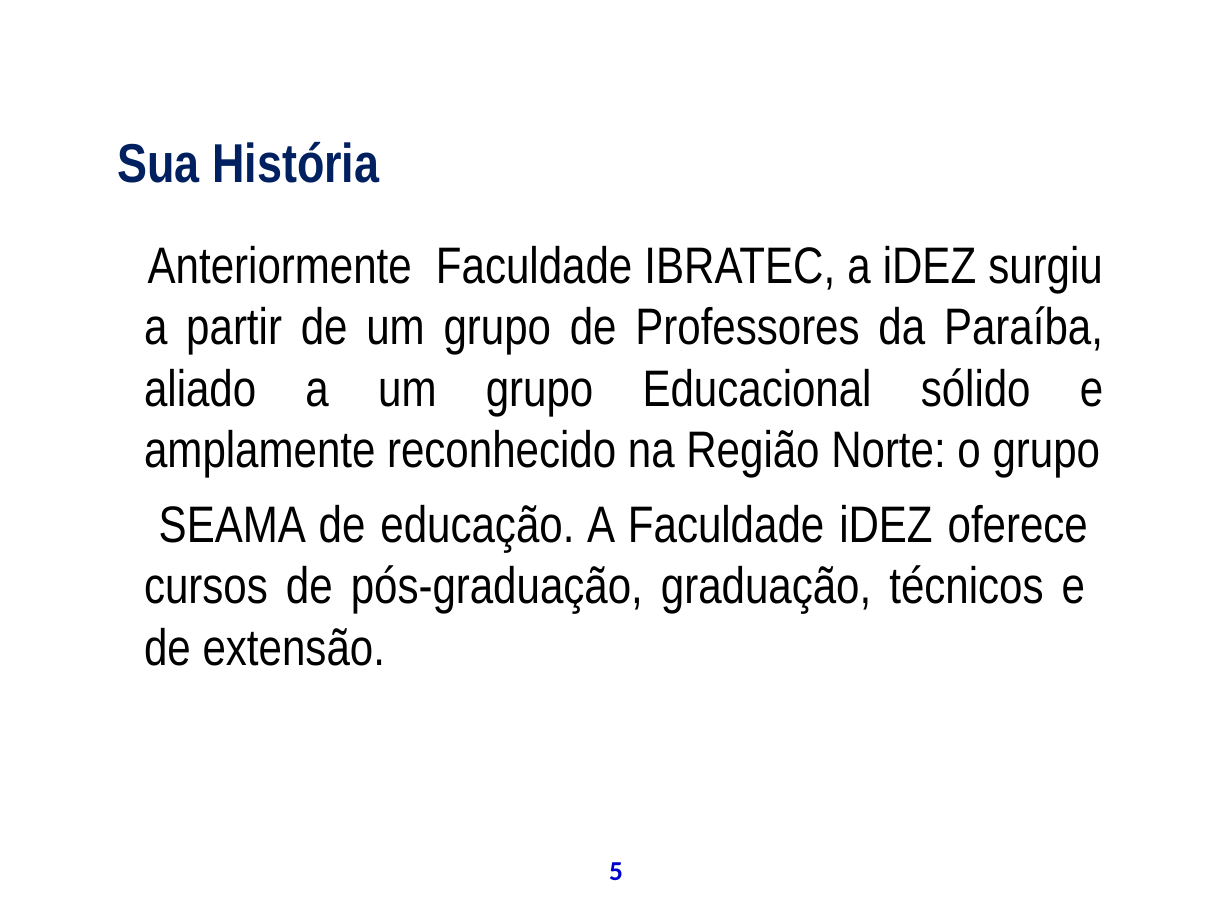
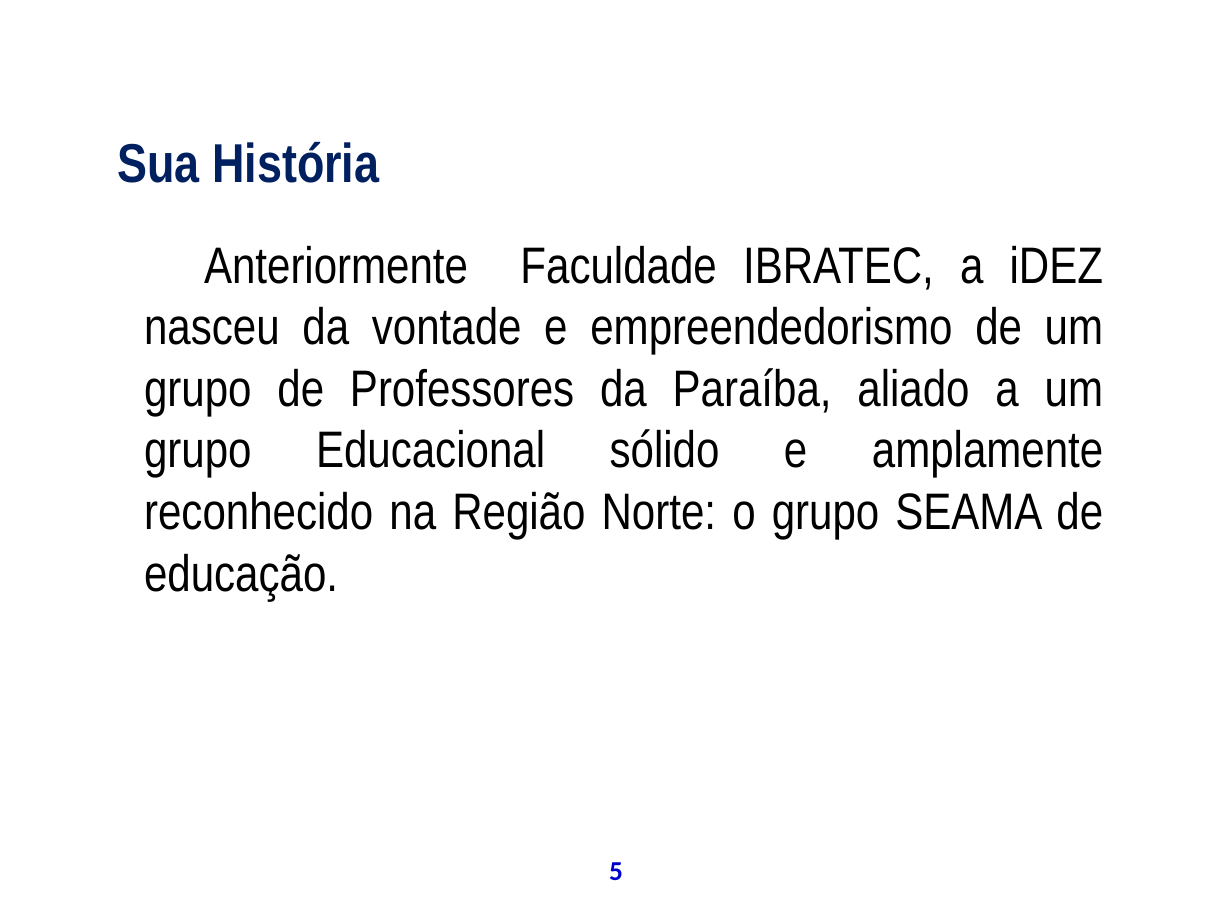
Before and after one commit to theoziran/sislodim, a slide deck: slide 5 of documentos/ProjetoPSA/Apresentação Final.ppt. Drawn at 1232x924 pixels with LibreOffice and Linux fonts; fonts in the diff are those of the drawing; background and template pictures are left out. Boxes give left, top, right and bottom in pixels: in the first picture for what was removed or moved away, otherwise in the second. Text is boxed around its words. In the diff, an @@ line names an element or a change of style, - is before the commit and + after.

```diff
--- a/documentos/ProjetoPSA/Apresentação Final.ppt
+++ b/documentos/ProjetoPSA/Apresentação Final.ppt
@@ text at box(144, 245, 1103, 601): text changed @@
-Anteriormente Faculdade IBRATEC, a iDEZ surgiu a partir de um grupo de Professores da Paraíba, aliado a um grupo Educacional sólido e amplamente reconhecido na Região Norte: o grupo
-SEAMA de educação. A Faculdade iDEZ oferece cursos de pós-graduação, graduação, técnicos e de extensão.
+Anteriormente Faculdade IBRATEC, a iDEZ nasceu da vontade e empreendedorismo de um grupo de Professores da Paraíba, aliado a um grupo Educacional sólido e amplamente reconhecido na Região Norte: o grupo SEAMA de educação.
```
Also in this commit, not shown: 46 other slides changed, 4 slides added, 1 slide removed.
